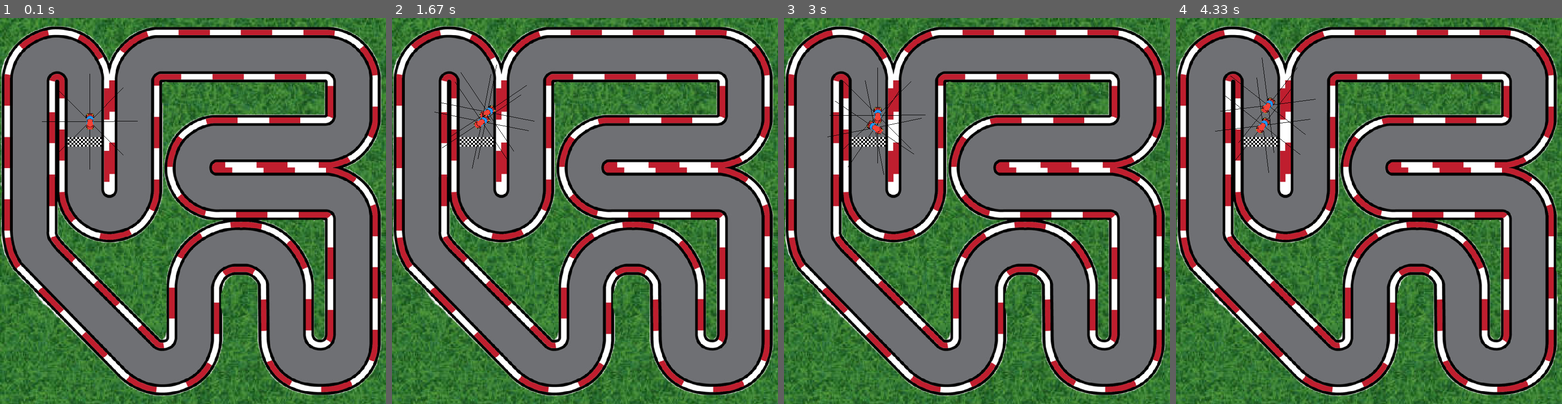
Above: before the commit, frames 1-4 (left to right).
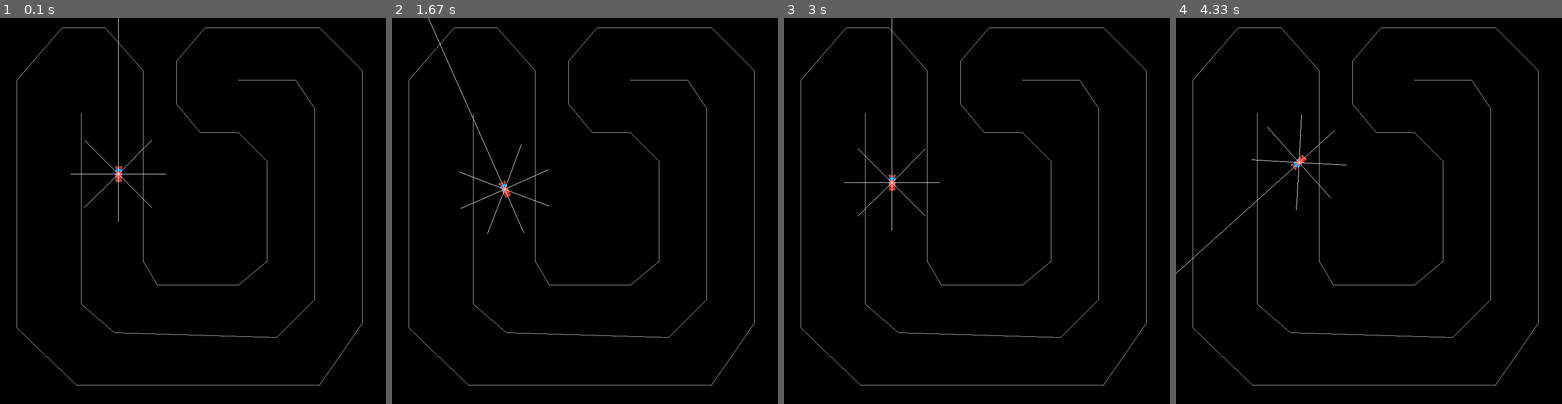
Above: after the commit, the same moments.

Repository: techwithtim/Pygame-Car-Racer
Game: pygame game, started from tutorial2-code/main.py
Two runs of this game, one before a commit and one after it. Both use one fixed random seed, a clock stepped at 60 frames per second and the inputs below.
Inputs:
- Up to frame 1 (0.1 s): no input
- Up to frame 2 (1.67 s): hold D 0.33-0.8 s; hold W 0.83-1.13 s; hold D 1.17-1.63 s
- Up to frame 3 (3 s): hold A 1.67-2.2 s; hold S 2.23-2.53 s; hold A 2.57-2.97 s
- Up to frame 4 (4.33 s): hold W 3-3.37 s; hold D 3.4-4.03 s; hold S from 4.07 s (still down)

The runs differ from the first frame. In frame 1, 90% of the frame differs, in the area x 0-100%, y 0-100%; in frame 2, 90%; in frame 3, 90%; in frame 4, 90%.

Commit message:
new trace
the trace looks diffrent, built from lines rn

Diff:
--- a/tutorial2-code/main.py
+++ b/tutorial2-code/main.py
@@ -1,10 +1,38 @@
 import pygame
 import time
 import math
-from utils import scale_image, blit_rotate_center
+from utils import scale_image, blit_rotate_center, draw_sensors
 
 GRASS = scale_image(pygame.image.load("imgs/grass.jpg"), 2.5)
 TRACK = scale_image(pygame.image.load("imgs/track.png"), 0.9)
+
+LINES = [((35, 130), (35, 650)),
+    ((35, 650), (160, 770)),
+    ((160, 770), (670, 770)),
+    ((670, 770), (760, 640)),
+    ((760, 640), (760, 110)),
+    ((760, 110), (670, 20)),
+    ((670, 20), (430, 20)),
+    ((170, 200), (170, 600)),
+    ((170, 600), (240, 660)),
+    ((240, 660), (580, 670)),
+    ((580, 670), (660, 590)),
+    ((660, 590), (660, 190)),
+    ((35, 130), (130, 20)),
+    ((130, 20), (220, 20)),
+    ((220, 20), (300, 110)),
+    ((300, 110), (300, 510)),
+    ((430, 20), (370, 90)),
+    ((370, 90), (370, 180)),
+    ((370, 180), (420, 240)),
+    ((420, 240), (500, 240)),
+    ((660, 190), (620, 130)),
+    ((620, 130), (500, 130)),
+    ((500, 240), (560, 300)),
+    ((560, 300), (560, 510)),
+    ((560, 510), (500, 560)),
+    ((500, 560), (330, 560)),
+    ((330, 560), (300, 510))]
 
 TRACK_BORDER = scale_image(pygame.image.load("imgs/track-border.png"), 0.9)
 TRACK_BORDER_MASK = pygame.mask.from_surface(TRACK_BORDER)
@@ -43,12 +71,7 @@
 
     def draw(self, win):
         blit_rotate_center(win, self.img, (self.x, self.y), self.angle)
-
-    # def draw_sensor(self, win):
-    #     for i in range(8):
-    #         rect = self.img.get_rect
-    #         print(rect)
-    #         pygame.draw.line(win, "black", center, (0,0))
+        self.sensors = draw_sensors(win, self.img, (self.x, self.y), self.angle)
 
     def move_forward(self):
         self.vel = min(self.vel + self.acceleration, self.max_vel)
@@ -66,11 +89,29 @@
         self.y -= vertical
         self.x -= horizontal
 
-    def collide(self, mask, x=0, y=0):
-        car_mask = pygame.mask.from_surface(self.img)
-        offset = (int(self.x - x), int(self.y - y))
-        poi = mask.overlap(car_mask, offset)
-        return poi
+    def collide(self):
+        car_rect = self.img.get_rect(x=self.x, y=self.y)
+        for line in LINES:
+            if car_rect.clipline(line):
+                return True
+        return False
+
+        # if car_rect.clipline((1,1),(800,200)):
+        #     print("BOOM")
+        # car_mask = pygame.mask.from_surface(self.img)
+        # offset = (int(self.x - x), int(self.y - y))
+        # check collision with lines
+        # poi = mask.overlap(car_mask, offset)
+
+    def sense(self, win):
+        # print(TRACK_BORDER_MASK.outline())
+            # pygame.draw.circle(win,"black", point, 15)
+        # for point in *TRACK_BORDER_MASK.outline():
+        # pygame.draw.lines(win, "Pink", *TRACK_BORDER_MASK.outline())
+        for i in range(0, len(self.sensors), 2):
+            # print(self.sensors[i])
+            # print(self.sensors[i+1])
+            pass
 
     def reset(self):
         self.x, self.y = self.START_POS
@@ -80,9 +121,10 @@
     def update_score(self, score):
         self.score += score
 
+
 class PlayerCar(AbstractCar):
     IMG = RED_CAR
-    START_POS = (180, 200)
+    START_POS = (240, 310)
 
     def reduce_speed(self):
         self.vel = max(self.vel - self.acceleration / 2, 0)
@@ -96,13 +138,40 @@
         self.score -= 500
 
 
-def draw(win, images, player_cars):
-    for img, pos in images:
-        win.blit(img, pos)
+def draw(win, player_cars):
+    win.fill("black")
+
+
+    pygame.draw.line(WIN, "gray", (35, 130), (35, 650))
+    pygame.draw.line(WIN, "gray", (35, 650), (160, 770))
+    pygame.draw.line(WIN, "gray", (160, 770), (670, 770))
+    pygame.draw.line(WIN, "gray", (670, 770), (760, 640))
+    pygame.draw.line(WIN, "gray", (760, 640), (760, 110))
+    pygame.draw.line(WIN, "gray", (760, 110), (670, 20))
+    pygame.draw.line(WIN, "gray", (670, 20), (430, 20))
+    pygame.draw.line(WIN, "gray", (170, 200), (170, 600))
+    pygame.draw.line(WIN, "gray", (170, 600), (240, 660))
+    pygame.draw.line(WIN, "gray", (240, 660), (580, 670))
+    pygame.draw.line(WIN, "gray", (580, 670), (660, 590))
+    pygame.draw.line(WIN, "gray", (660, 590), (660, 190))
+    pygame.draw.line(WIN, "gray", (35, 130), (130, 20))
+    pygame.draw.line(WIN, "gray", (130, 20), (220, 20))
+    pygame.draw.line(WIN, "gray", (220, 20), (300, 110))
+    pygame.draw.line(WIN, "gray", (300, 110), (300, 510))
+    pygame.draw.line(WIN, "gray", (430, 20), (370, 90))
+    pygame.draw.line(WIN, "gray", (370, 90), (370, 180))
+    pygame.draw.line(WIN, "gray", (370, 180), (420, 240))
+    pygame.draw.line(WIN, "gray", (420, 240), (500, 240))
+    pygame.draw.line(WIN, "gray", (660, 190), (620, 130))
+    pygame.draw.line(WIN, "gray", (620, 130), (500, 130))
+    pygame.draw.line(WIN, "gray", (500, 240), (560, 300))
+    pygame.draw.line(WIN, "gray", (560, 300), (560, 510))
+    pygame.draw.line(WIN, "gray", (560, 510), (500, 560))
+    pygame.draw.line(WIN, "gray", (500, 560), (330, 560))
+    pygame.draw.line(WIN, "gray", (330, 560), (300, 510))
     for car in player_cars:
         car.draw(win)
-        # car.draw_sensor(win)
-
+        # print(TRACK_BORDER_MASK.overlap_area(car.sensors))
     pygame.display.update()
 
 
@@ -126,6 +195,7 @@
 
 
 run = True
+
 clock = pygame.time.Clock()
 images = [(GRASS, (0, 0)), (TRACK, (0, 0)),
           (FINISH, FINISH_POSITION), (TRACK_BORDER, (0, 0))]
@@ -133,29 +203,30 @@
 
 # Creation of cars
 car_array = []
-for i in range(1, 3):
-    temp = PlayerCar(i, i)
+for i in range(1, 2):
+    temp = PlayerCar(i+5, i+5)
     car_array.append(temp)
-
 
 while run:
     clock.tick(FPS)
 
-    draw(WIN, images, car_array)
-
+    pygame.display.update()
+    draw(WIN, car_array)
     for event in pygame.event.get():
         if event.type == pygame.QUIT:
             run = False
             break
+
     for cars in car_array:
         move_car(cars)
-    # print(player_car.score)
+        cars.sense(WIN)
+
     for car in car_array:
-        if car.collide(TRACK_BORDER_MASK) != None:
+        if car.collide():
             car.crash()
             car.reset()
-
-        finish_poi_collide = car.collide(FINISH_MASK, *FINISH_POSITION)
+        finish_poi_collide = None
+        # finish_poi_collide = car.collide(FINISH_MASK, *FINISH_POSITION)
         if finish_poi_collide != None:
             if finish_poi_collide[1] == 0:
                 car.bounce()
@@ -163,5 +234,4 @@
                 car.score += 1000
                 print("finish")
 
-
 pygame.quit()
--- a/tutorial2-code/utils.py
+++ b/tutorial2-code/utils.py
@@ -12,13 +12,25 @@
     rotated_image = pygame.transform.rotate(image, angle)
     new_rect = rotated_image.get_rect(
         center=image.get_rect(topleft=top_left).center)
-    center = new_rect.center
+    win.blit(rotated_image, new_rect.topleft)
+
+
+def draw_sensors(win, img, top_left, angle):
+    sensors_coordinates = []
+    center = img.get_rect(topleft=top_left).center
     while angle < 0:
         angle += 360
+    angle += 180
     radians = math.radians(angle)
-
-    for i in range(8):
+    x, y = center
+    pygame.draw.line(win, "white", center, (x + 1000 * math.sin(radians), y + 1000 * math.cos(radians)))
+    sensors_coordinates.append(center)
+    sensors_coordinates.append((x + 1000 * math.sin(radians), y + 1000 * math.cos(radians)))
+    radians -= math.pi / 4
+    for i in range(7):
         x, y = center
-        pygame.draw.line(win, "Black", center, (x + 100*math.sin(radians), y + 100*math.cos(radians)))
+        pygame.draw.line(win, "white", center, (x + 100*math.sin(radians), y + 100*math.cos(radians)))
+        sensors_coordinates.append(center)
+        sensors_coordinates.append((x + 1000 * math.sin(radians), y + 1000 * math.cos(radians)))
         radians -= math.pi/4
-    win.blit(rotated_image, new_rect.topleft)
+    return sensors_coordinates
